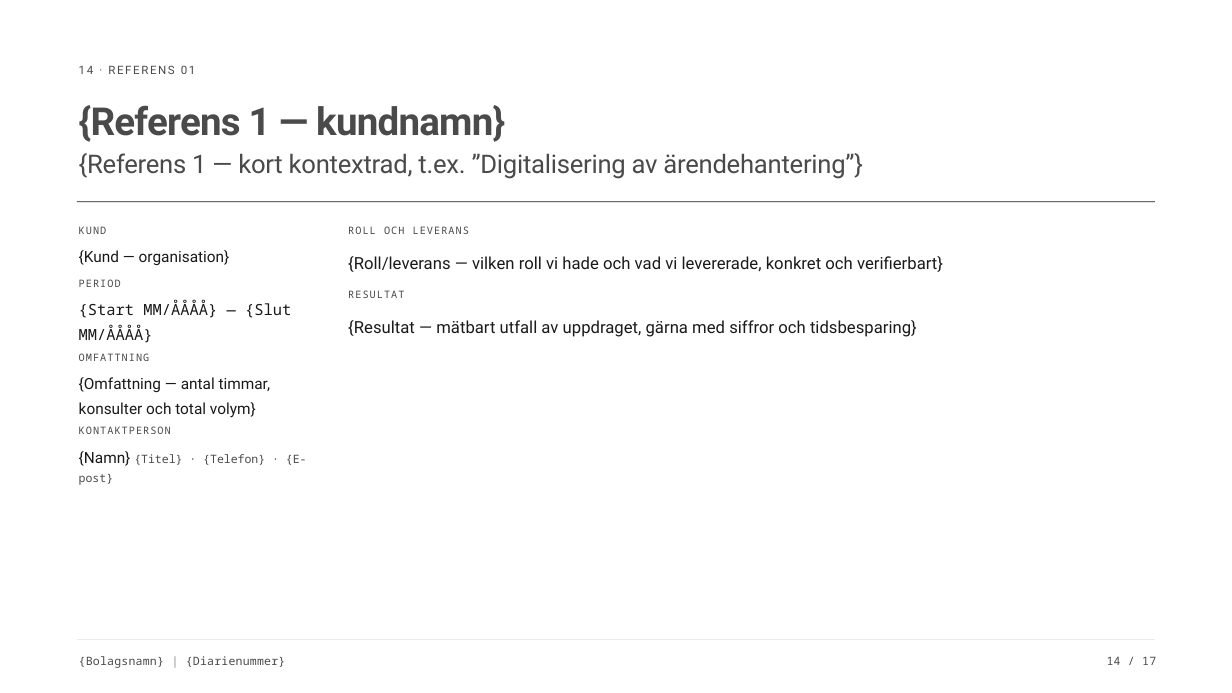
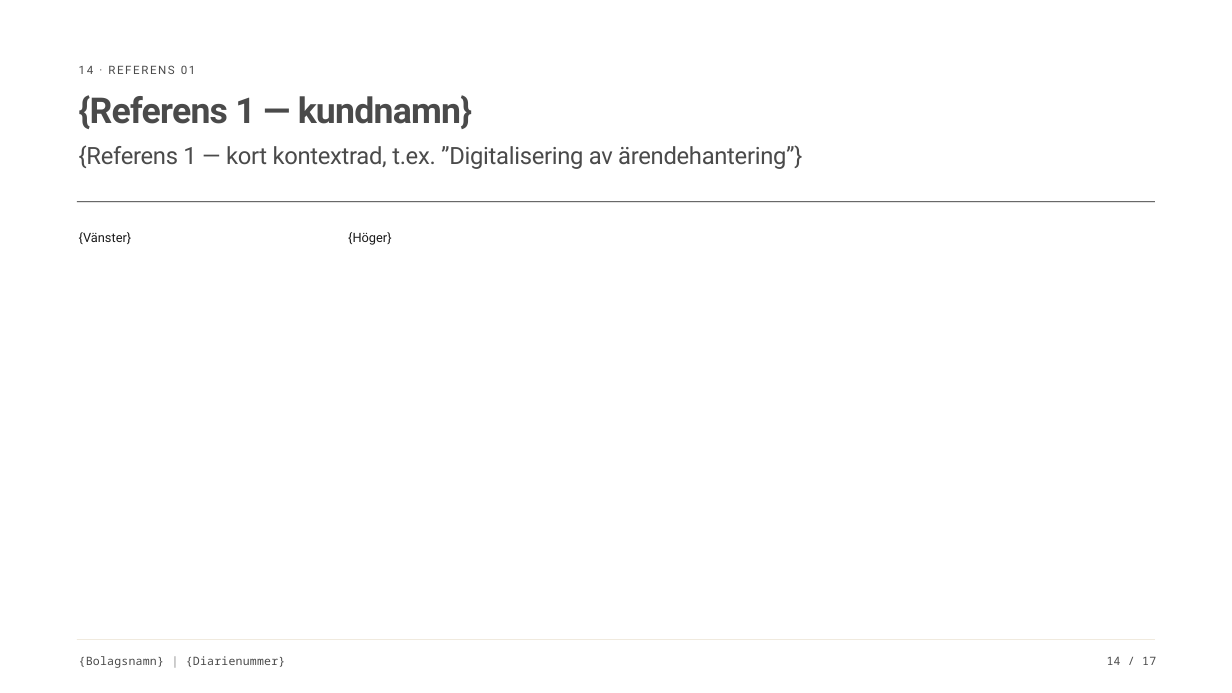
Before and after one commit to DaVincisfather/bidsmith, a slide deck: slide 14 of templates/anbudsmall-v2.pptx. Drawn at 1232x693 pixels with LibreOffice and Linux fonts; fonts in the diff are those of the drawing. Boxes give left, top, right and bottom in pixels: in the first picture for what was removed or moved away, otherwise in the second. Text is boxed around its words. In the diff, an @@ line names an element or a change of style, - is before the commit and + after.

```diff
--- a/templates/anbudsmall-v2.pptx
+++ b/templates/anbudsmall-v2.pptx
@@ text "{Referens 1 — kundnamn}" at (79, 95, 472, 129): size 45 to 41.6 pt; line spacing 1.05 to 0.85 @@
@@ text "{Referens 1 — kort kontextrad, ..." at (79, 145, 802, 169): size 30 to 27.8 pt; line spacing 1.15 to 0.95 @@
@@ text removed at (79, 226, 107, 234) @@
-KUND
@@ text added at (79, 232, 132, 244), 15 pt, text #1A1A1A @@
+{Vänster}
@@ text removed at (348, 226, 469, 234) @@
-ROLL OCH LEVERANS
@@ text added at (348, 232, 391, 245), 15 pt, text #1A1A1A @@
+{Höger}
@@ text removed at (79, 250, 230, 265) @@
-{Kund — organisation}
@@ text removed at (348, 256, 943, 272) @@
-{Roll/leverans — vilken roll vi hade och vad vi levererade, konkret och verifierbart}
@@ text removed at (79, 279, 121, 287) @@
-PERIOD
@@ text removed at (348, 290, 404, 298) @@
-RESULTAT
@@ text removed at (79, 301, 291, 343) @@
-{Start MM/ÅÅÅÅ} — {Slut MM/ÅÅÅÅ}
@@ text removed at (348, 320, 917, 337) @@
-{Resultat — mätbart utfall av uppdraget, gärna med siffror och tidsbesparing}
@@ text removed at (79, 353, 150, 361) @@
-OMFATTNING
@@ text removed at (79, 377, 270, 418) @@
-{Omfattning — antal timmar, konsulter och total volym}
@@ text removed at (79, 426, 171, 434) @@
-KONTAKTPERSON
@@ text removed at (79, 451, 307, 485) @@
-{Namn} {Titel} · {Telefon} · {E-post}
```
Also in this commit, not shown: 16 other slides changed, 5 other files.
